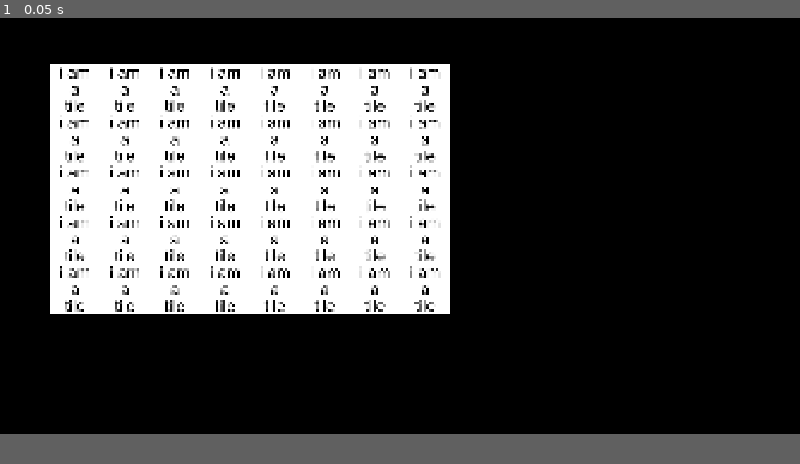
Above: before the commit, frame 1.
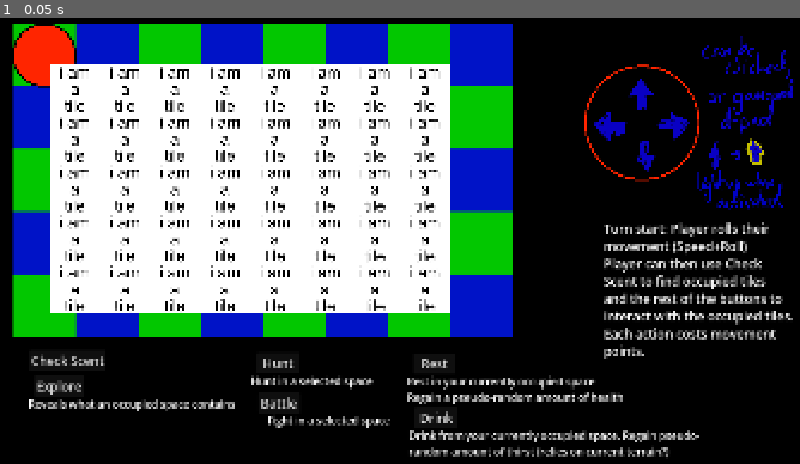
Above: after the commit, the same moment.

Repository: WoolyDrool/TileAdventureGame
Game: Godot game, scene res://app/game.tscn
The game is run twice, just before and just after one commit, with the same random seed, the same clock (stepped at 60 frames per second) and the same inputs.
Inputs:
- Up to frame 1 (0.05 s): no input
The window is 800x420 before the commit and 800x450 after it. Grey fills any space a smaller window leaves; there, only what the larger window draws over its background counts as a difference.

The runs differ from the first frame. In frame 1, 25% of the frame differs, in the area x 1-100%, y 1-99%.

Commit message:
slapped in some ui planning and mechanics notes

Diff:
--- /dev/null
+++ b/GeneralTheme.tres
@@ -0,0 +1,6 @@
+[gd_resource type="Theme" format=3 uid="uid://d1cl40ipqynmq"]
+
+[resource]
+Button/font_sizes/font_size = 30
+Label/font_sizes/font_size = 25
+RichTextLabel/font_sizes/normal_font_size = 30
--- a/app/game.tscn
+++ b/app/game.tscn
@@ -1,10 +1,16 @@
 [gd_scene format=3 uid="uid://c1uop7t6vmbsk"]
 
+[ext_resource type="Texture2D" uid="uid://tk4dk3hoc84t" path="res://Placeholders/spr_tempUI_backing.png" id="1_bwvno"]
 [ext_resource type="PackedScene" uid="uid://br76diikyc33h" path="res://app/gameplay.tscn" id="1_cqvo2"]
 [ext_resource type="PackedScene" uid="uid://cdalmgil3ruoy" path="res://app/ui.tscn" id="2_bwvno"]
 
 [node name="Game" type="Node2D" unique_id=1411547365]
 
+[node name="SprTempUiBacking" type="Sprite2D" parent="." unique_id=911187243]
+scale = Vector2(1.5, 1.5)
+texture = ExtResource("1_bwvno")
+centered = false
+
 [node name="Gameplay" parent="." unique_id=1141961247 instance=ExtResource("1_cqvo2")]
 
 [node name="UI" parent="." unique_id=900616292 instance=ExtResource("2_bwvno")]
--- a/app/ui.tscn
+++ b/app/ui.tscn
@@ -1,6 +1,7 @@
 [gd_scene format=3 uid="uid://cdalmgil3ruoy"]
 
 [ext_resource type="Texture2D" uid="uid://cc447y6ipbc77" path="res://art/debug/spr_debug_gameBorder.png" id="1_37e5k"]
+[ext_resource type="Theme" uid="uid://d1cl40ipqynmq" path="res://GeneralTheme.tres" id="2_231us"]
 
 [node name="UI" type="Control" unique_id=900616292]
 layout_mode = 3
@@ -9,7 +10,126 @@
 offset_bottom = 40.0
 
 [node name="GameBorder" type="TextureRect" parent="." unique_id=742361659]
+visible = false
 layout_mode = 0
 offset_right = 40.0
 offset_bottom = 40.0
 texture = ExtResource("1_37e5k")
+
+[node name="Action Buttons" type="Control" parent="." unique_id=1350033065]
+anchors_preset = 0
+offset_top = 65.0
+offset_right = 40.0
+offset_bottom = 105.0
+
+[node name="CheckScent" type="Button" parent="Action Buttons" unique_id=2113012095]
+layout_mode = 0
+offset_left = 71.0
+offset_top = 742.0
+offset_right = 253.0
+offset_bottom = 792.0
+theme = ExtResource("2_231us")
+text = "Check Scent"
+
+[node name="Explore" type="Button" parent="Action Buttons" unique_id=293808748]
+layout_mode = 0
+offset_left = 83.0
+offset_top = 803.0
+offset_right = 200.0
+offset_bottom = 853.0
+theme = ExtResource("2_231us")
+text = "Explore"
+
+[node name="Label" type="Label" parent="Action Buttons/Explore" unique_id=1580196097]
+layout_mode = 0
+offset_left = -15.0
+offset_top = 51.0
+offset_right = 382.0
+offset_bottom = 79.0
+theme = ExtResource("2_231us")
+text = "Reveals what an occupied space contains"
+
+[node name="Hunt" type="Button" parent="Action Buttons" unique_id=2047880851]
+layout_mode = 0
+offset_left = 617.0
+offset_top = 748.0
+offset_right = 719.0
+offset_bottom = 798.0
+theme = ExtResource("2_231us")
+text = "Hunt"
+
+[node name="Label" type="Label" parent="Action Buttons/Hunt" unique_id=1901020094]
+layout_mode = 0
+offset_left = -15.0
+offset_top = 51.0
+offset_right = 382.0
+offset_bottom = 79.0
+theme = ExtResource("2_231us")
+text = "Hunt in a selected space"
+
+[node name="Drink" type="Button" parent="Action Buttons" unique_id=453630678]
+layout_mode = 0
+offset_left = 996.0
+offset_top = 879.0
+offset_right = 1098.0
+offset_bottom = 929.0
+theme = ExtResource("2_231us")
+text = "Drink"
+
+[node name="Label" type="Label" parent="Action Buttons/Drink" unique_id=1940405592]
+layout_mode = 0
+offset_left = -15.0
+offset_top = 51.0
+offset_right = 708.0
+offset_bottom = 124.0
+theme = ExtResource("2_231us")
+text = "Drink from your currently occupied space. Regain pseudo-random amount of thirst (relies on current terrain?)"
+autowrap_mode = 3
+
+[node name="Rest" type="Button" parent="Action Buttons" unique_id=1383705539]
+layout_mode = 0
+offset_left = 992.0
+offset_top = 749.0
+offset_right = 1094.0
+offset_bottom = 799.0
+theme = ExtResource("2_231us")
+text = "Rest"
+
+[node name="Label" type="Label" parent="Action Buttons/Rest" unique_id=402344139]
+layout_mode = 0
+offset_left = -15.0
+offset_top = 51.0
+offset_right = 382.0
+offset_bottom = 79.0
+theme = ExtResource("2_231us")
+text = "Rest in your currently occupied space
+Regain a pseudo-random amount of health"
+
+[node name="Battle" type="Button" parent="Action Buttons" unique_id=443713120]
+layout_mode = 0
+offset_left = 619.0
+offset_top = 844.0
+offset_right = 721.0
+offset_bottom = 894.0
+theme = ExtResource("2_231us")
+text = "Battle"
+
+[node name="Label" type="Label" parent="Action Buttons/Battle" unique_id=550514093]
+layout_mode = 0
+offset_left = 24.0
+offset_top = 49.0
+offset_right = 421.0
+offset_bottom = 84.0
+theme = ExtResource("2_231us")
+text = "Fight in a selected space"
+
+[node name="Gameplay Loop Notes" type="RichTextLabel" parent="." unique_id=981923945]
+layout_mode = 0
+offset_left = 1449.0
+offset_top = 494.0
+offset_right = 1904.0
+offset_bottom = 845.0
+theme = ExtResource("2_231us")
+text = "Turn start: Player rolls their movement (Speed+Roll)
+Player can then use Check Scent to find occupied tiles and the rest of the buttons to interact with the occupied tiles.
+Each action costs movement points."
--- a/project.godot
+++ b/project.godot
@@ -24,7 +24,7 @@
 [display]
 
 window/size/viewport_width=1920
-window/size/viewport_height=1008
+window/size/viewport_height=1080
 window/size/resizable=false
 window/stretch/mode="canvas_items"
 
Binary file added: Placeholders/spr_tempUI_backing.png
Not shown, added: Placeholders/spr_tempUI_backing.png.import
Binary file added: WarriorCats_screencap.PNG
